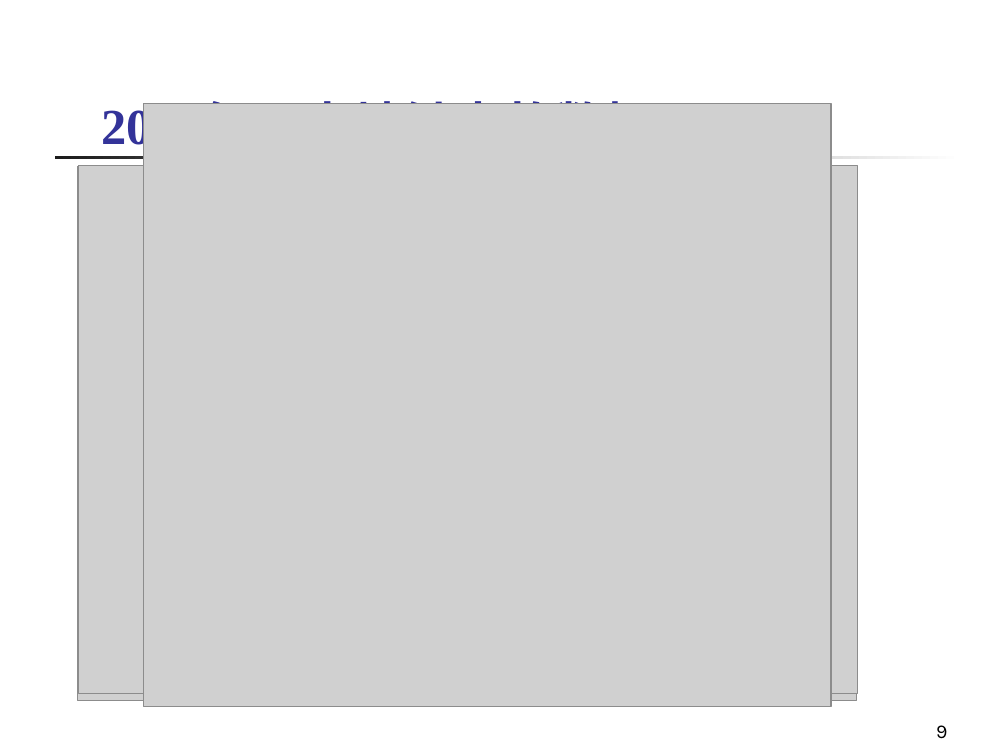
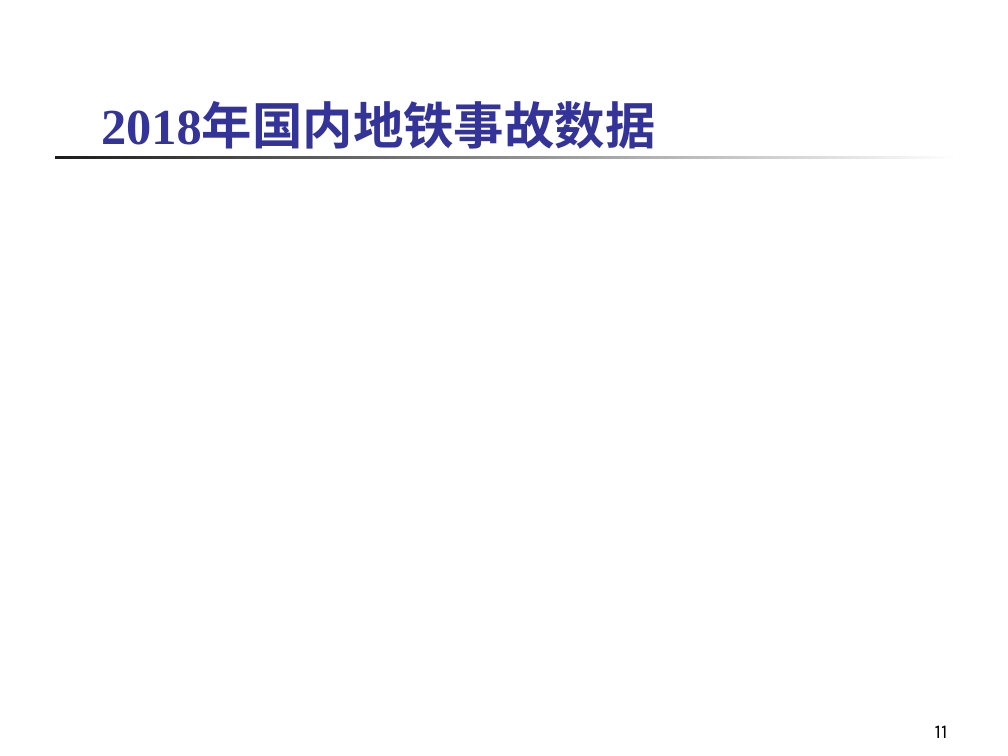
Before and after one commit to jiating777/laboratory, a slide deck: slide 11 of 地铁事故调研 5.ppt (slide 9 before the commit). Drawn at 1008x756 pixels with LibreOffice and Linux fonts; fonts in the diff are those of the drawing; grey boxes stand for pictures. Boxes give left, top, right and bottom in pixels: in the first picture for what was removed or moved away, otherwise in the second. Text is boxed around its words. In the diff, an @@ line names an element or a change of style, - is before the commit and + after.

```diff
--- a/地铁事故调研 5.ppt
+++ b/地铁事故调研 5.ppt
@@ picture removed at box(144, 104, 832, 707) @@
@@ picture removed at box(78, 167, 857, 701) @@
@@ picture removed at box(78, 165, 857, 694) @@
@@ page number at box(935, 725, 948, 738): text changed @@
-9
+11
```
Also in this commit, not shown: 5 slides added.
